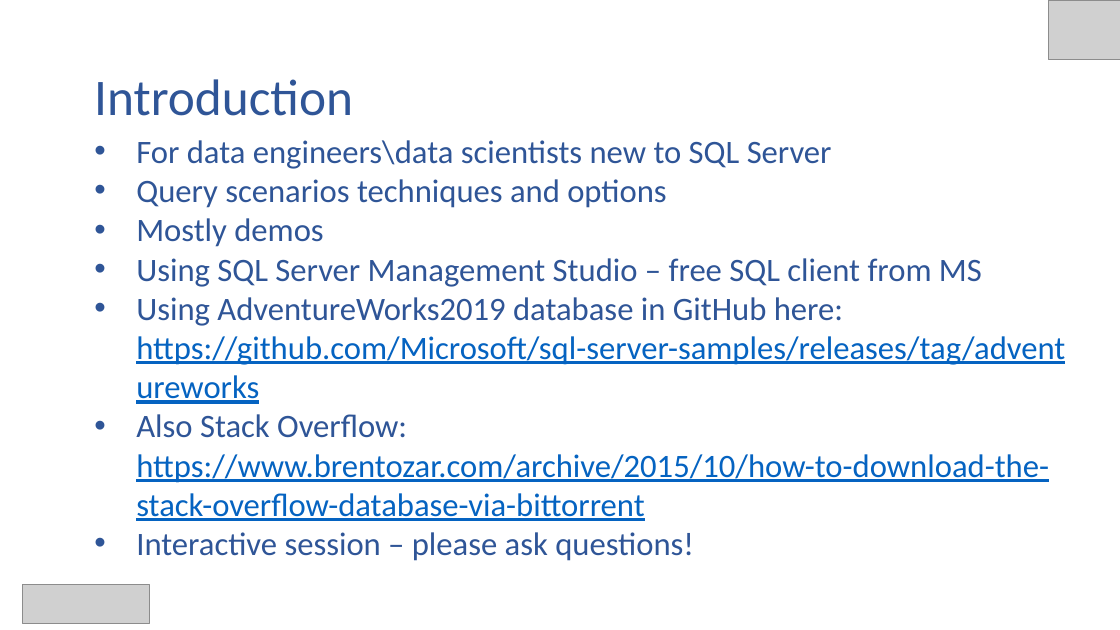
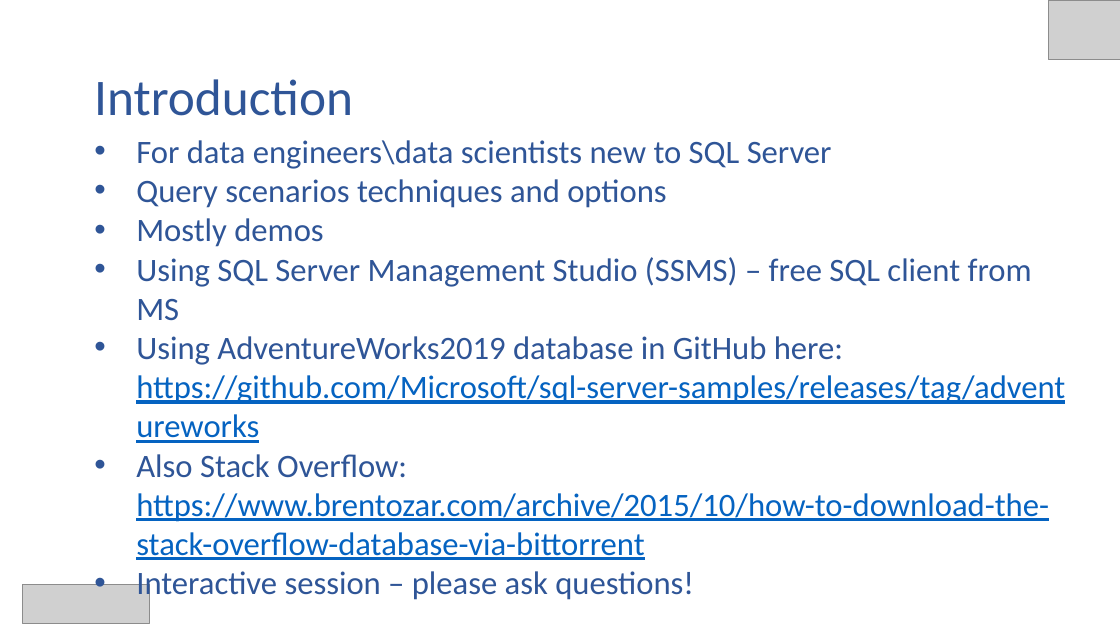
Before and after one commit to phil-a10/Talks, a slide deck: slide 2 of SQL Query Tips and Tricks/Data Relay/SQL Query Talk - Data Relay.pptx. Drawn at 1120x630 pixels with LibreOffice and Linux fonts; fonts in the diff are those of the drawing; grey boxes stand for pictures. Boxes give left, top, right and bottom in pixels: in the first picture for what was removed or moved away, otherwise in the second. Text is boxed around its words. In the diff, an @@ line names an element or a change of style, - is before the commit and + after.

```diff
--- a/SQL Query Tips and Tricks/Data Relay/SQL Query Talk - Data Relay.pptx
+++ b/SQL Query Tips and Tricks/Data Relay/SQL Query Talk - Data Relay.pptx
@@ text at (136,257,1032,320): text changed @@
-• Using SQL Server Management Studio – free SQL client from MS
+• Using SQL Server Management Studio (SSMS) – free SQL client from MS
```
Also in this commit, not shown: 12 other files.
